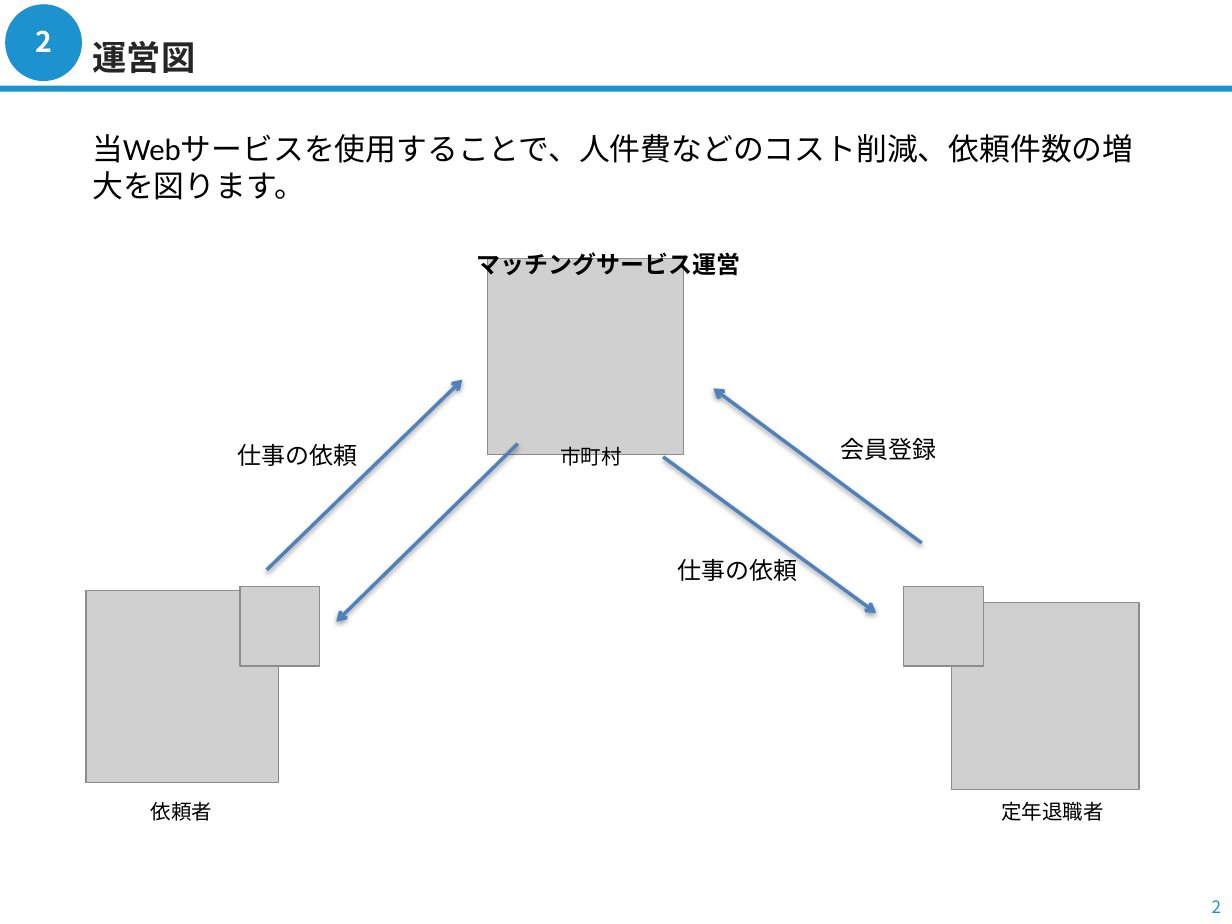
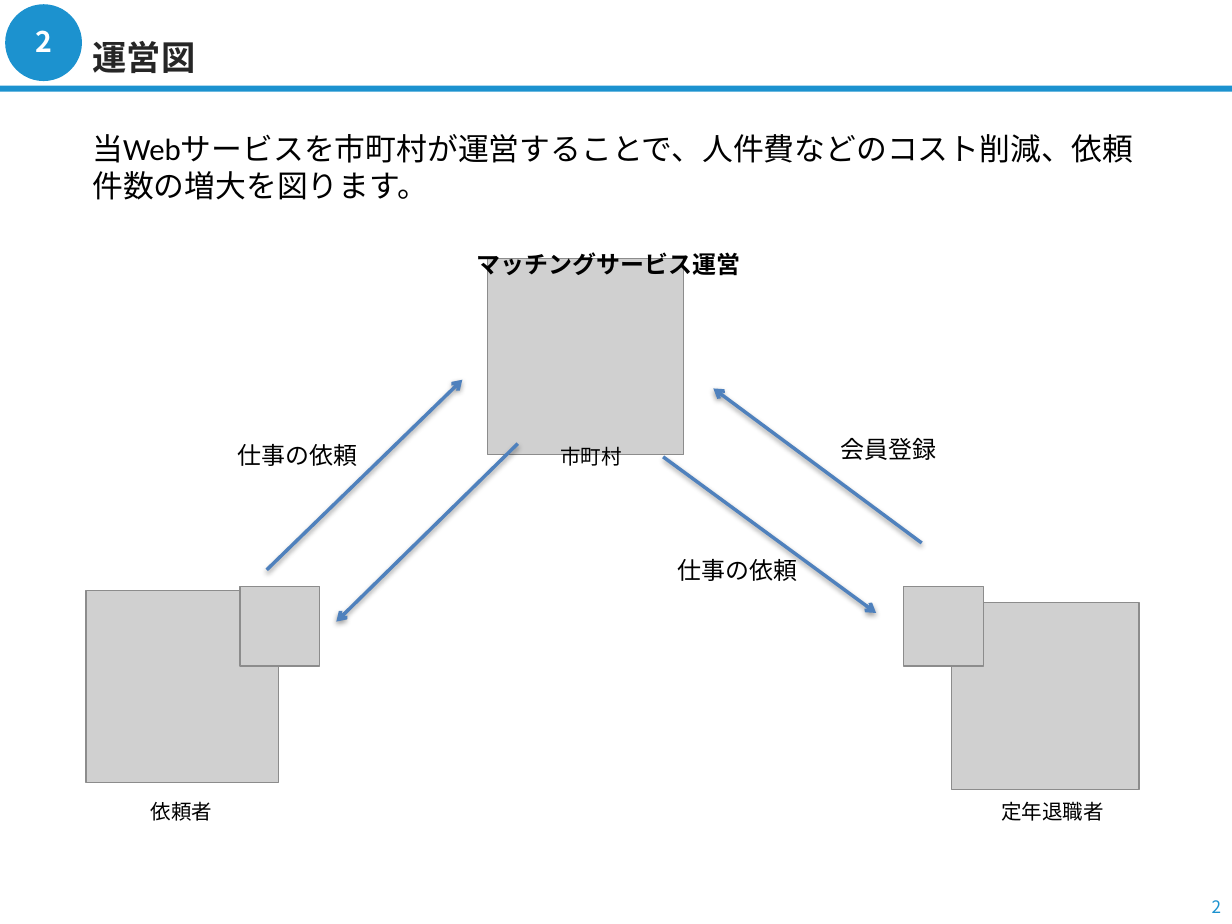
Before and after one commit to hayakiw/ask, a slide deck: slide 2 of docs/定年退職者向けマッチングサービス概要（市町村向け）.pptx. Drawn at 1232x924 pixels with LibreOffice and Linux fonts; fonts in the diff are those of the drawing; grey boxes stand for pictures; background and template pictures are left out. Boxes give left, top, right and bottom in pixels: in the first picture for what was removed or moved away, otherwise in the second. Text is boxed around its words. In the diff, an @@ line names an element or a change of style, - is before the commit and + after.

```diff
--- a/docs/定年退職者向けマッチングサービス概要（市町村向け）.pptx
+++ b/docs/定年退職者向けマッチングサービス概要（市町村向け）.pptx
@@ text at [92, 134, 1133, 200]: text changed @@
-当Webサービスを使用することで、人件費などのコスト削減、依頼件数の増大を図ります。
+当Webサービスを市町村が運営することで、人件費などのコスト削減、依頼件数の増大を図ります。
```
Also in this commit, not shown: 2 other slides changed.
